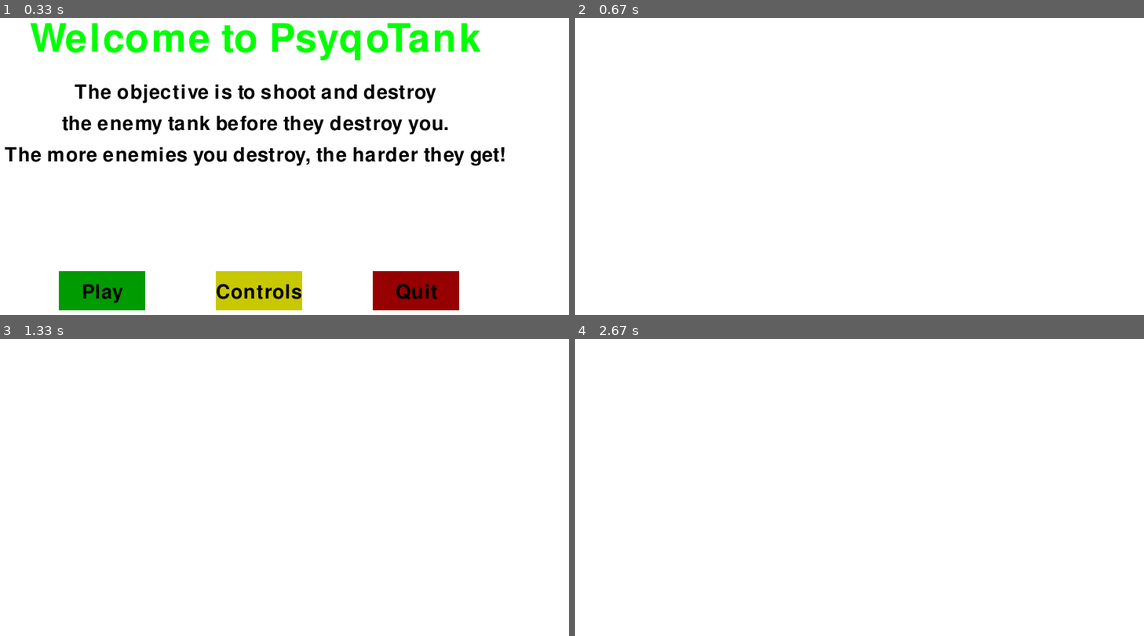
Above: before the commit, frames 1-4 (two rows, left to right).
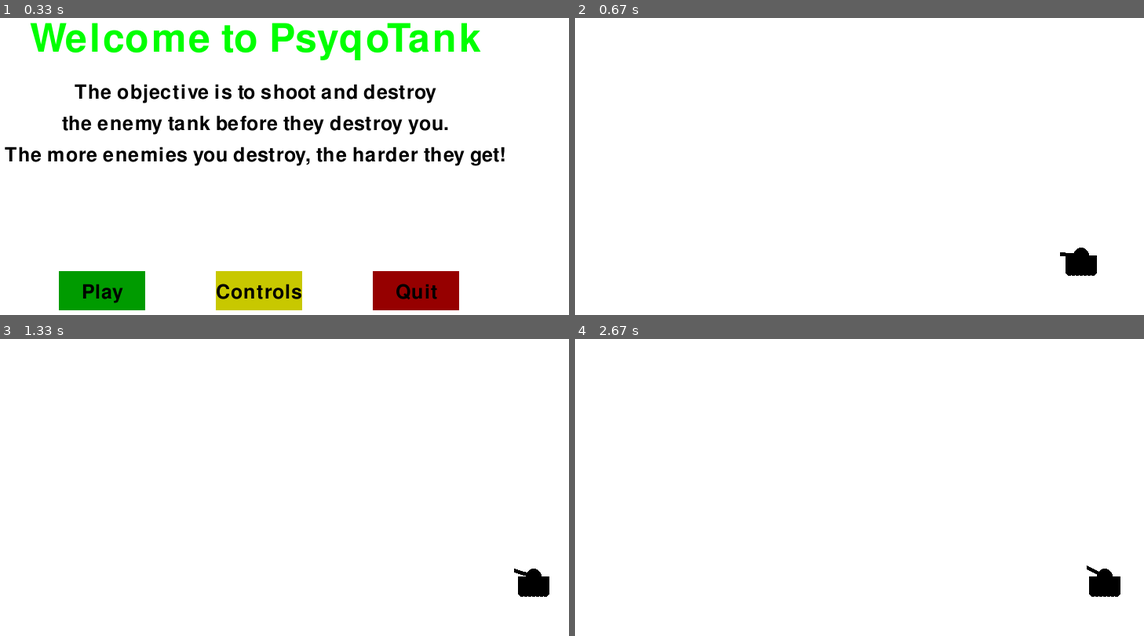
Above: after the commit, the same moments.

Repository: djtrame/Personal
Game: pygame game, started from psyqo_tank2.py
Same seed, same stepped clock (60 frames per second), same inputs: the game is played once before the commit and once after it.
Inputs (mouse positions are in pixels of both pictures, inside the frame that each line leads up to):
- Up to frame 1 (0.33 s): no input
- Up to frame 2 (0.67 s): click "Play" at 0.42 s
- Up to frame 3 (1.33 s): hold Right 0.67-1.13 s; move the mouse to (256, 466) at 0.7 s; hold Up from 1.17 s (still down)
- Up to frame 4 (2.67 s): release Up at 1.47 s; hold Right 1.5-1.97 s; hold Left 2-2.53 s; hold Down from 2.57 s (still down)

Frame 1 is identical in both runs. In frame 2, 0.5% of the frame differs, in the area x 85-92%, y 77-87%; in frame 3, 0.5%, in the area x 90-97%, y 77-87%; in frame 4, 0.5%.

Commit message:
Finished tutorial 60.

Diff:
--- a/psyqo_tank2.py
+++ b/psyqo_tank2.py
@@ -20,6 +20,13 @@
 display_width = 800
 display_height = 600
 
+mainTankX = display_width * 0.9
+mainTankY = display_height * 0.8
+tankWidth = 40
+tankHeight = 20
+turretWidth = 5
+wheelWidth = 5
+
 gameDisplay = pygame.display.set_mode((display_width,display_height))
 pygame.display.set_caption('Psyqo Tank')
 
@@ -37,6 +44,10 @@
 block_size = 20
 appleThickness = 30
 FPS = 15
+
+#not sure how to kill menu loops in game intro and game controls.  this doesn't seem to do it.
+inControlsMenu = False
+inMainMenu = False
 
 #font size 25
 # smallfont = pygame.font.SysFont("comicsansms", 25)
@@ -100,11 +111,44 @@
     text = smallfont.render("Score: "+str(calcScore), True, black)
     gameDisplay.blit(text, [0,0])
 
+def tank(x,y,turretPos):
+    x = int(x)
+    y = int(y)
+
+    possibleTurrets = [(x-27,y-2),
+                       (x-26,y-5),
+                       (x-25,y-8),
+                       (x-23,y-12),
+                       (x-20,y-14),
+                       (x - 18, y - 15),
+                       (x - 15, y - 17),
+                       (x - 13, y - 19),
+                       (x - 11, y - 21)]
+
+    #draw the turret
+    pygame.draw.circle(gameDisplay, black, (x,y),int(tankHeight / 2))
+    #draw the tank
+    pygame.draw.rect(gameDisplay, black, (x-tankHeight, y, tankWidth, tankHeight))
+
+    #draw the gun
+    pygame.draw.line(gameDisplay,black, (x,y), possibleTurrets[turretPos], turretWidth)
+
+    # pygame.draw.circle(gameDisplay, black, (x - 15, y + 20), wheelWidth)
+
+    startWheelX = 15
+
+    #0 thru 6
+    for i in range(7):
+        pygame.draw.circle(gameDisplay, black, (x-startWheelX,y+21), wheelWidth)
+        startWheelX -= 5
+
 #runs once
 def game_intro():
-    intro = True
-
-    while intro:
+    global inMainMenu
+    inMainMenu = True
+    # intro = True
+
+    while inMainMenu:
 
         for event in pygame.event.get():
             if event.type == pygame.QUIT:
@@ -142,6 +186,51 @@
 
         createButton("Play", 150,500,110,50,darkgreen, green, action="play")
         createButton("Controls", 350, 500, 110, 50, yellow, lightyellow, action="controls")
+        createButton("Quit", 550, 500, 110, 50, red, lightred, action="quit")
+
+
+        pygame.display.update()
+        clock.tick(15)
+
+def game_controls():
+    # gameControls = True
+    global inControlsMenu
+    inControlsMenu = True
+
+    while inControlsMenu:
+
+        for event in pygame.event.get():
+            if event.type == pygame.QUIT:
+                pygame.quit()
+                quit()
+
+
+
+        gameDisplay.fill(white)
+
+        message_to_screen("Controls",
+                          green,
+                          y_displace=-100,
+                          size="medium")
+        message_to_screen("Fire: Spacebar",
+                          black,
+                          y_displace=-30,
+                          size="small")
+        message_to_screen("Move Turret: Up and Down Arrows",
+                          black,
+                          y_displace=10,
+                          size="small")
+        message_to_screen("Move Tank: Left and Right Arrows",
+                          black,
+                          y_displace=50,
+                          size="small")
+        message_to_screen("Pause: P",
+                          black,
+                          y_displace=90,
+                          size="small")
+
+        createButton("Play", 150,500,110,50,darkgreen, green, action="play")
+        createButton("Main Menu", 350, 500, 110, 50, yellow, lightyellow, action="mainmenu")
         createButton("Quit", 550, 500, 110, 50, red, lightred, action="quit")
 
 
@@ -169,6 +258,8 @@
     gameDisplay.blit(textSurface, textRect)
 
 def createButton(text, x, y, width, height, inactiveColor, activeColor,action=None):
+    global inMainMenu
+    global inControlsMenu
     cursor = pygame.mouse.get_pos()
     #print (cursor)
 
@@ -187,10 +278,18 @@
                 quit()
 
             if action == "controls":
-                pass
+                inMainMenu = False
+                game_controls()
 
             if action == "play":
+                inMainMenu = False
+                inControlsMenu = False
                 gameLoop()
+
+            #not working?  we aren't quitting the original loops
+            if action == "mainmenu":
+                inControlsMenu = False
+                game_intro()
     else:
         pygame.draw.rect(gameDisplay, inactiveColor, (x, y, width, height))
 
@@ -203,13 +302,20 @@
     #this places the apple on the screen at odd pixel locations
     return round(number)
 
+def barrier():
+    locationX = (display_width /2) + random.randint(-0.2*display_width,.2*display_width)
+
+
 def gameLoop():
-    #this allows us to access and modify direction.  without global you can only access
-    global direction
-
-    direction = "right"
     gameExit = False
     gameOver = False
+
+    mainTankX = display_width * 0.9
+    mainTankY = display_height * 0.8
+    tankMove = 0
+
+    currentTurretPos = 0
+    changeTurretPos = 0
 
     #main game loop
     while not gameExit:
@@ -248,17 +354,35 @@
 
             if event.type == pygame.KEYDOWN:
                 if event.key == pygame.K_LEFT:
-                    pass
+                    tankMove = -5
                 elif event.key == pygame.K_RIGHT:
-                    pass
+                    tankMove = 5
                 elif event.key == pygame.K_UP:
-                    pass
+                    changeTurretPos = 1
                 elif event.key == pygame.K_DOWN:
-                    pass
+                    changeTurretPos = -1
                 elif event.key == pygame.K_p:
                     pause()
+            elif event.type == pygame.KEYUP:
+                if event.key == pygame.K_LEFT or event.key == pygame.K_RIGHT:
+                    tankMove = 0
+
+                if event.key == pygame.K_UP or event.key == pygame.K_DOWN:
+                    changeTurretPos = 0
+
 
         gameDisplay.fill(white)
+
+        mainTankX += tankMove
+
+        currentTurretPos += changeTurretPos
+
+        if currentTurretPos > 8:
+            currentTurretPos = 8
+        elif currentTurretPos < 0:
+            currentTurretPos = 0
+
+        tank(mainTankX, mainTankY,currentTurretPos)
 
         pygame.display.update()
 
